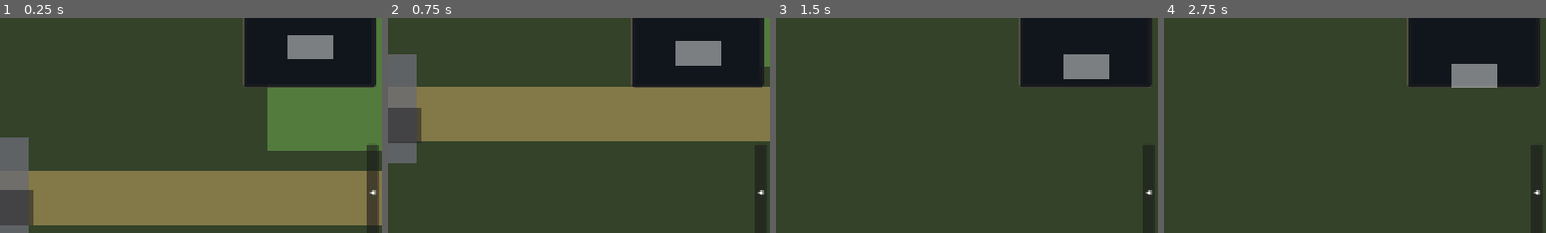
Above: before the commit, frames 1-4 (left to right).
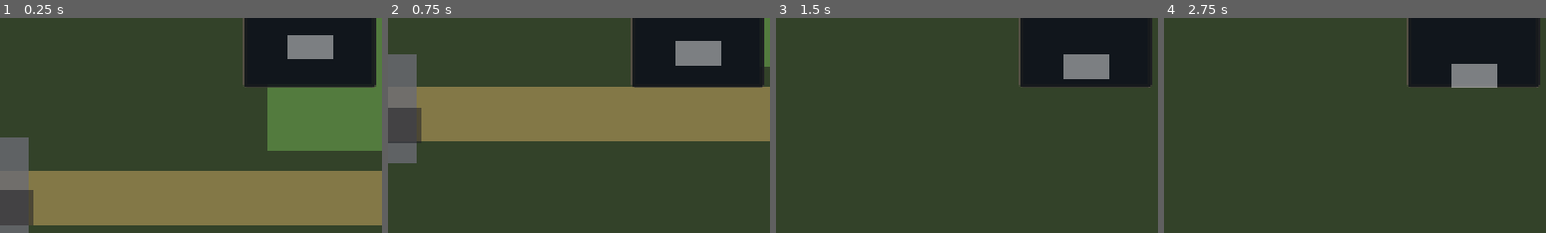
Above: after the commit, the same moments.

Repository: mucahitcan71-stack/bloodandbone
Game: Godot game, scene res://scenes/Main.tscn
Same seed, same stepped clock (60 frames per second), same inputs: the game is played once before the commit and once after it.
Inputs:
- Up to frame 1 (0.25 s): no input
- Up to frame 2 (0.75 s): click "SAVASA BASLA" at 0.5 s
- Up to frame 3 (1.5 s): click "SAVASA BASLA" at 1.25 s
- Up to frame 4 (2.75 s): click "Genel" at 2 s
The pictures show only the part of the screen within x 50-100%, y 10-60%; the shares and areas given below are measured in that part.

The runs differ from the first frame. In frame 1, 0.9% of the frame differs, in the area x 96-100%, y 59-97%; in frame 2, less than 0.1%; in frame 3, less than 0.1%; in frame 4, less than 0.1%.

Commit message:
ui: eski sag yan hud gizlendi
Yeni sag bilgi panelleri kullanildigi icin eski yan hud tetik/panel gorunurlugu kapatildi ve tekrarlayan sag popup gorunumu kaldirildi.

Co-authored-by: Cursor <cursoragent@cursor.com>

Diff:
--- a/scripts/Main.gd
+++ b/scripts/Main.gd
@@ -718,6 +718,10 @@
 func _yan_hud_hazirla() -> void:
 	ui_system.build_side_hud()
 	_ui_refs_sync()
+	if yan_hud_tetik != null:
+		yan_hud_tetik.visible = false
+	if yan_hud_panel != null:
+		yan_hud_panel.visible = false
 
 func hazirlik_eleman_ekle(tab: String, node: Control) -> void:
 	ui_system.add_preparation_element(tab, node)
